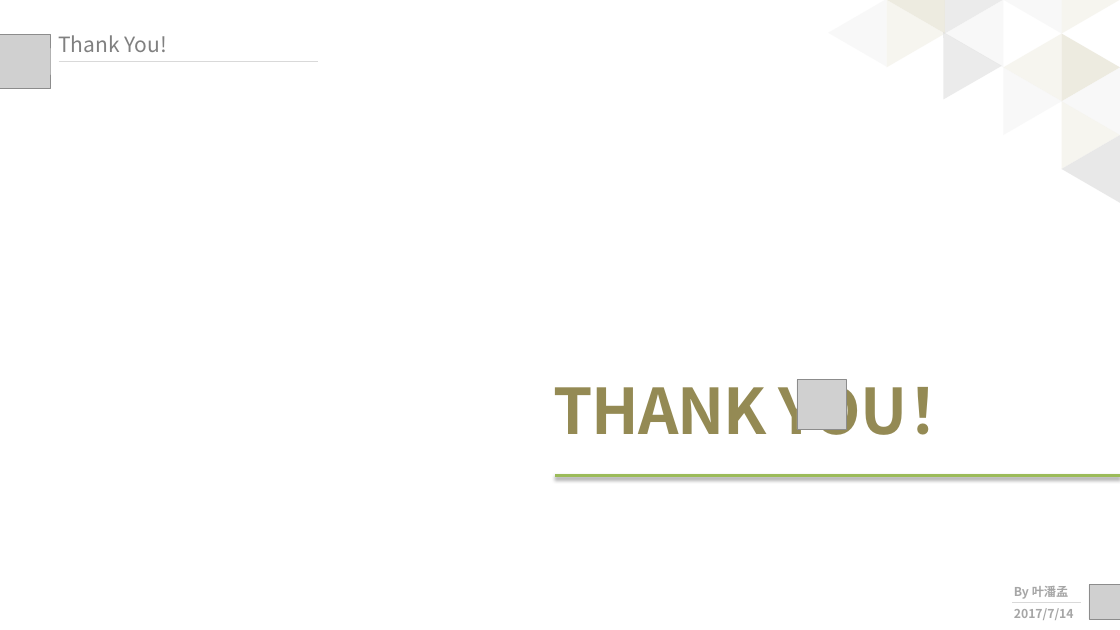
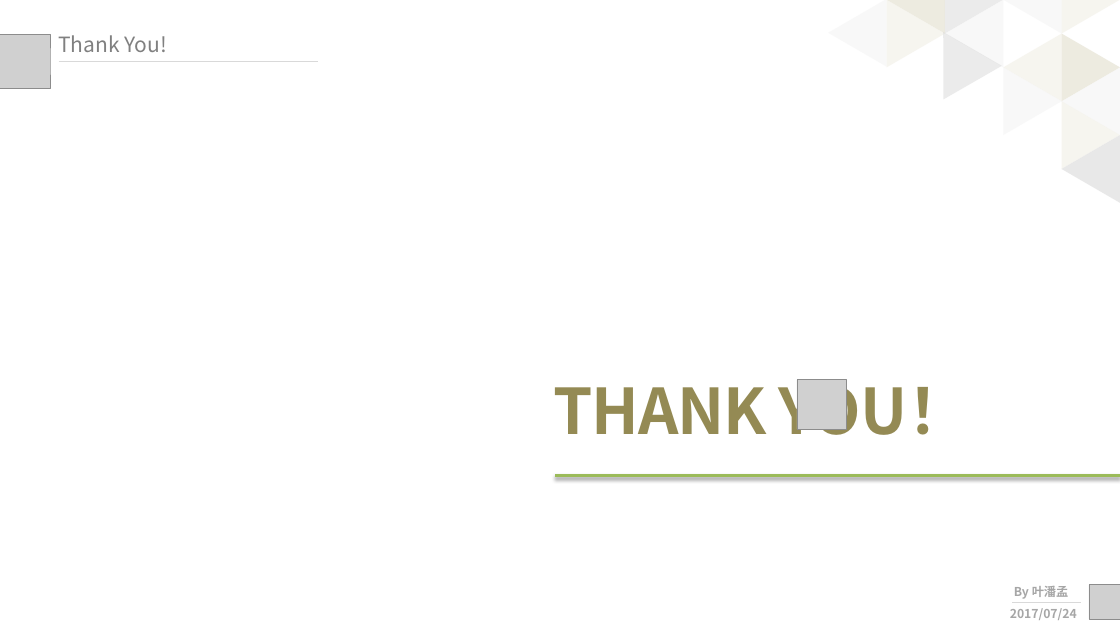
Before and after one commit to palmerye/Vue-Classroom, a slide deck: slide 28 of Presentation/Vue入门+应用.pptx (slide 26 before the commit). Drawn at 1120x630 pixels with LibreOffice and Linux fonts; fonts in the diff are those of the drawing; grey boxes stand for pictures. Boxes give left, top, right and bottom in pixels: in the first picture for what was removed or moved away, otherwise in the second. Text is boxed around its words. In the diff, an @@ line names an element or a change of style, - is before the commit and + after.

```diff
--- a/Presentation/Vue入门+应用.pptx
+++ b/Presentation/Vue入门+应用.pptx
@@ text at bbox=[1010, 608, 1077, 620]: text changed @@
-2017/7/14
+2017/07/24
```
Also in this commit, not shown: 16 other slides changed, 2 slides added, 1 other file.
